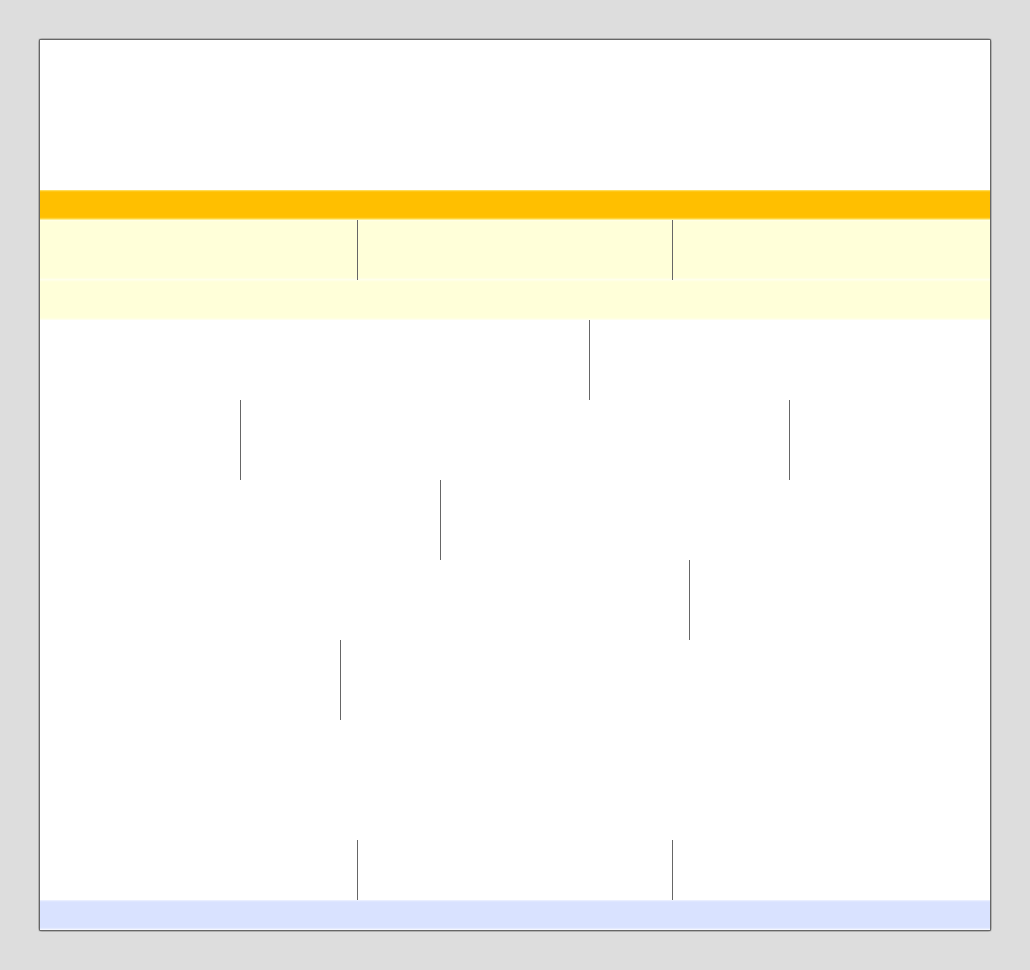
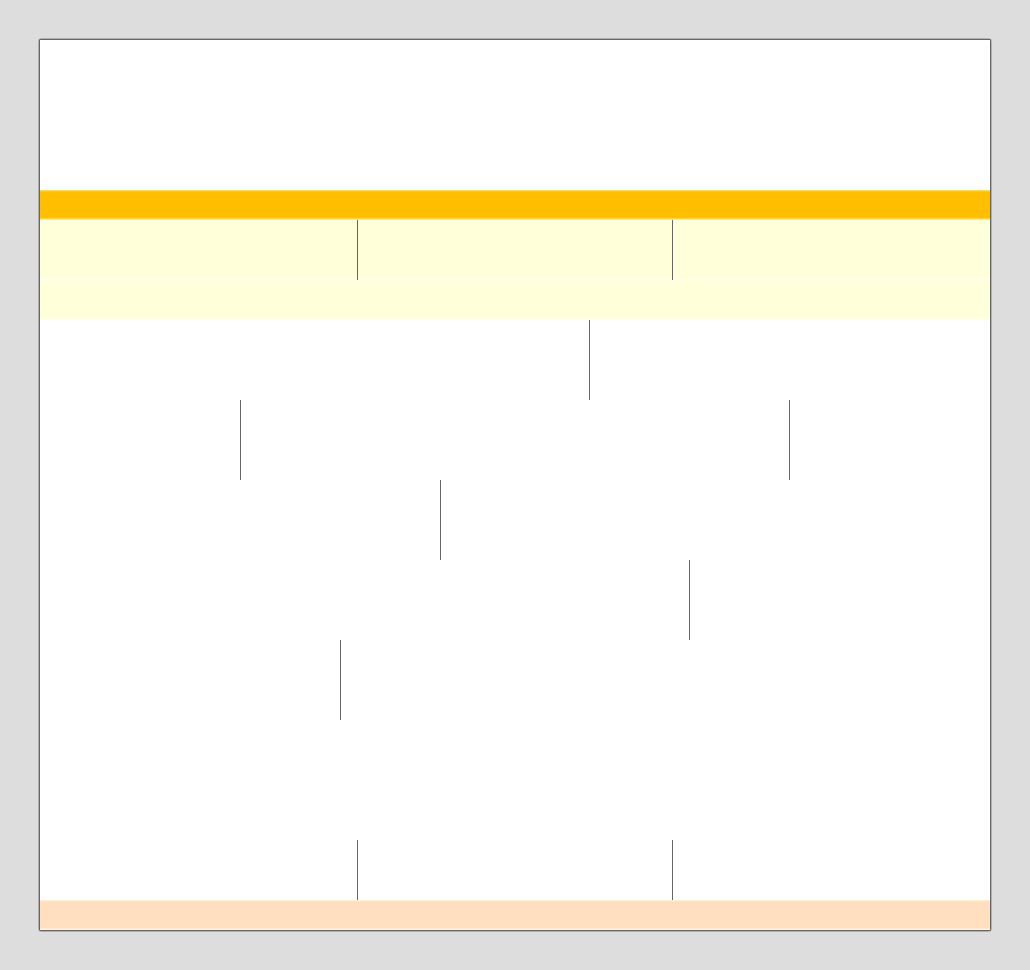
The second 1030px x 970px image is a revision of the first. Changes to its layers:
pixels changed over [40,900,990,930] (layer not identified)
